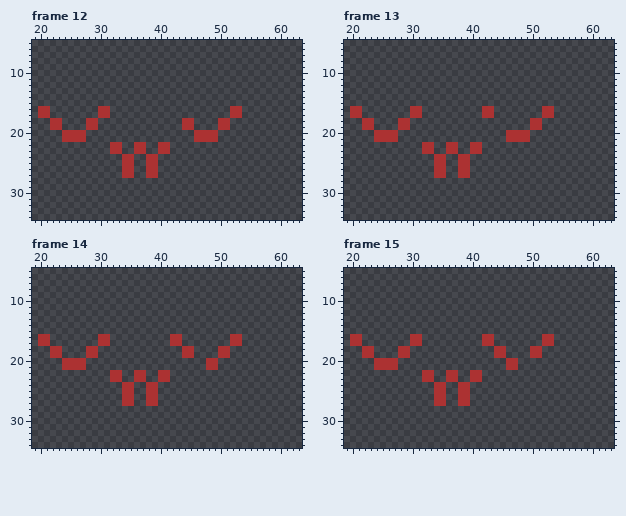
Pixel-art file: UwUloscopio_base.aseprite. The first picture shows the starting point.
64x64 pixels, 16 frames. Shown: frame 12: x 19..63, y 5..34; frame 13: x 19..63, y 5..34; frame 14: x 19..63, y 5..34; frame 15: x 19..63, y 5..34. The commit also changed other frames, which this record leaves out.
After the commit:
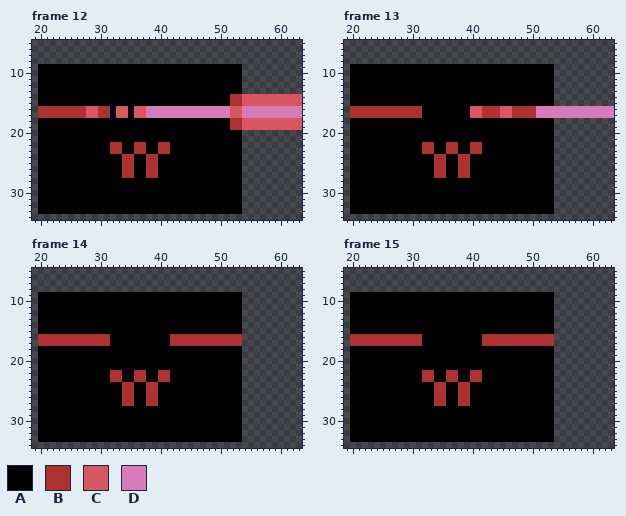
Palette (. is transparent): A #000000  B #ac3232  C #d95763  D #d77bba
Change:
layer "Pantalla" now shown
layer "Uwu_Face" now hidden
layer "Laser_Face" added
Changed rows in their new state; - is an unchanged pixel.
Frame 12:
first column x 20:
 9 AAAAAAAAAAAAAAAAAAAAAAAAAAAAAAAAAA----------
10 AAAAAAAAAAAAAAAAAAAAAAAAAAAAAAAAAA----------
11 AAAAAAAAAAAAAAAAAAAAAAAAAAAAAAAAAA----------
12 AAAAAAAAAAAAAAAAAAAAAAAAAAAAAAAAAA----------
13 AAAAAAAAAAAAAAAAAAAAAAAAAAAAAAAAAA----------
14 AAAAAAAAAAAAAAAAAAAAAAAAAAAAAAAABBCCCCCCCCCC
15 AAAAAAAAAAAAAAAAAAAAAAAAAAAAAAAABBCCCCCCCCCC
16 --BBBBBBCC--ACCACCDDDDDDDDDDDDDDCCDDDDDDDDDD
17 --BBBBBBCC--ACCACCDDDDDDDDDDDDDDCCDDDDDDDDDD
18 AAAAAAAAAAAAAAAAAAAAAAAAAAAAAAAABBCCCCCCCCCC
19 AAAAAAAAAAAAAAAAAAAAAAAAAAAAAAAABBCCCCCCCCCC
20 AAAAAAAAAAAAAAAAAAAAAAAAAAAAAAAAAA----------
21 AAAAAAAAAAAAAAAAAAAAAAAAAAAAAAAAAA----------
22 AAAAAAAAAAAA--AA--AA--AAAAAAAAAAAA----------
23 AAAAAAAAAAAA--AA--AA--AAAAAAAAAAAA----------
24 AAAAAAAAAAAAAA--AA--AAAAAAAAAAAAAA----------
25 AAAAAAAAAAAAAA--AA--AAAAAAAAAAAAAA----------
26 AAAAAAAAAAAAAA--AA--AAAAAAAAAAAAAA----------
27 AAAAAAAAAAAAAA--AA--AAAAAAAAAAAAAA----------
28 AAAAAAAAAAAAAAAAAAAAAAAAAAAAAAAAAA----------
29 AAAAAAAAAAAAAAAAAAAAAAAAAAAAAAAAAA----------
30 AAAAAAAAAAAAAAAAAAAAAAAAAAAAAAAAAA----------
31 AAAAAAAAAAAAAAAAAAAAAAAAAAAAAAAAAA----------
32 AAAAAAAAAAAAAAAAAAAAAAAAAAAAAAAAAA----------
33 AAAAAAAAAAAAAAAAAAAAAAAAAAAAAAAAAA----------
Frame 13:
first column x 20:
 9 AAAAAAAAAAAAAAAAAAAAAAAAAAAAAAAAAA----------
10 AAAAAAAAAAAAAAAAAAAAAAAAAAAAAAAAAA----------
11 AAAAAAAAAAAAAAAAAAAAAAAAAAAAAAAAAA----------
12 AAAAAAAAAAAAAAAAAAAAAAAAAAAAAAAAAA----------
13 AAAAAAAAAAAAAAAAAAAAAAAAAAAAAAAAAA----------
14 AAAAAAAAAAAAAAAAAAAAAAAAAAAAAAAAAA----------
15 AAAAAAAAAAAAAAAAAAAAAAAAAAAAAAAAAA----------
16 --BBBBBBBB--AAAAAAAACC--BCCBBBBDDDDDDDDDDDDD
17 --BBBBBBBB--AAAAAAAACC--BCCBBBBDDDDDDDDDDDDD
18 AAAAAAAAAAAAAAAAAAAAAAAAAAAAAAAAAA----------
19 AAAAAAAAAAAAAAAAAAAAAAAAAAAAAAAAAA----------
20 AAAAAAAAAAAAAAAAAAAAAAAAAAAAAAAAAA----------
21 AAAAAAAAAAAAAAAAAAAAAAAAAAAAAAAAAA----------
22 AAAAAAAAAAAA--AA--AA--AAAAAAAAAAAA----------
23 AAAAAAAAAAAA--AA--AA--AAAAAAAAAAAA----------
24 AAAAAAAAAAAAAA--AA--AAAAAAAAAAAAAA----------
25 AAAAAAAAAAAAAA--AA--AAAAAAAAAAAAAA----------
26 AAAAAAAAAAAAAA--AA--AAAAAAAAAAAAAA----------
27 AAAAAAAAAAAAAA--AA--AAAAAAAAAAAAAA----------
28 AAAAAAAAAAAAAAAAAAAAAAAAAAAAAAAAAA----------
29 AAAAAAAAAAAAAAAAAAAAAAAAAAAAAAAAAA----------
30 AAAAAAAAAAAAAAAAAAAAAAAAAAAAAAAAAA----------
31 AAAAAAAAAAAAAAAAAAAAAAAAAAAAAAAAAA----------
32 AAAAAAAAAAAAAAAAAAAAAAAAAAAAAAAAAA----------
33 AAAAAAAAAAAAAAAAAAAAAAAAAAAAAAAAAA----------
Frame 14:
first column x 20:
 9 AAAAAAAAAAAAAAAAAAAAAAAAAAAAAAAAAA
10 AAAAAAAAAAAAAAAAAAAAAAAAAAAAAAAAAA
11 AAAAAAAAAAAAAAAAAAAAAAAAAAAAAAAAAA
12 AAAAAAAAAAAAAAAAAAAAAAAAAAAAAAAAAA
13 AAAAAAAAAAAAAAAAAAAAAAAAAAAAAAAAAA
14 AAAAAAAAAAAAAAAAAAAAAAAAAAAAAAAAAA
15 AAAAAAAAAAAAAAAAAAAAAAAAAAAAAAAAAA
16 --BBBBBBBB--AAAAAAAAAA--BBBBBBBB--
17 --BBBBBBBB--AAAAAAAAAA--BBBBBBBB--
18 AAAAAAAAAAAAAAAAAAAAAAAAAAAAAAAAAA
19 AAAAAAAAAAAAAAAAAAAAAAAAAAAAAAAAAA
20 AAAAAAAAAAAAAAAAAAAAAAAAAAAAAAAAAA
21 AAAAAAAAAAAAAAAAAAAAAAAAAAAAAAAAAA
22 AAAAAAAAAAAA--AA--AA--AAAAAAAAAAAA
23 AAAAAAAAAAAA--AA--AA--AAAAAAAAAAAA
24 AAAAAAAAAAAAAA--AA--AAAAAAAAAAAAAA
25 AAAAAAAAAAAAAA--AA--AAAAAAAAAAAAAA
26 AAAAAAAAAAAAAA--AA--AAAAAAAAAAAAAA
27 AAAAAAAAAAAAAA--AA--AAAAAAAAAAAAAA
28 AAAAAAAAAAAAAAAAAAAAAAAAAAAAAAAAAA
29 AAAAAAAAAAAAAAAAAAAAAAAAAAAAAAAAAA
30 AAAAAAAAAAAAAAAAAAAAAAAAAAAAAAAAAA
31 AAAAAAAAAAAAAAAAAAAAAAAAAAAAAAAAAA
32 AAAAAAAAAAAAAAAAAAAAAAAAAAAAAAAAAA
33 AAAAAAAAAAAAAAAAAAAAAAAAAAAAAAAAAA
Frame 15: the same change as frame 14
Where, in picture pixels (left, top, right, bottom), the same in both pictures:
changed: (38, 64, 302, 214)
changed: (350, 64, 614, 214)
changed: (38, 292, 242, 442)
changed: (350, 292, 554, 442)
